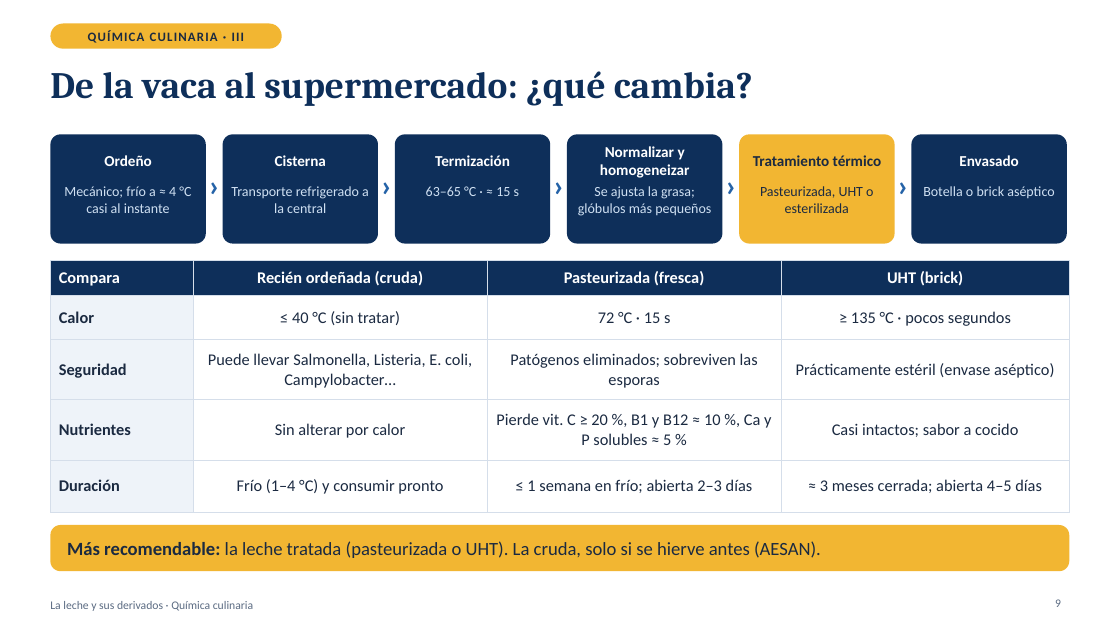
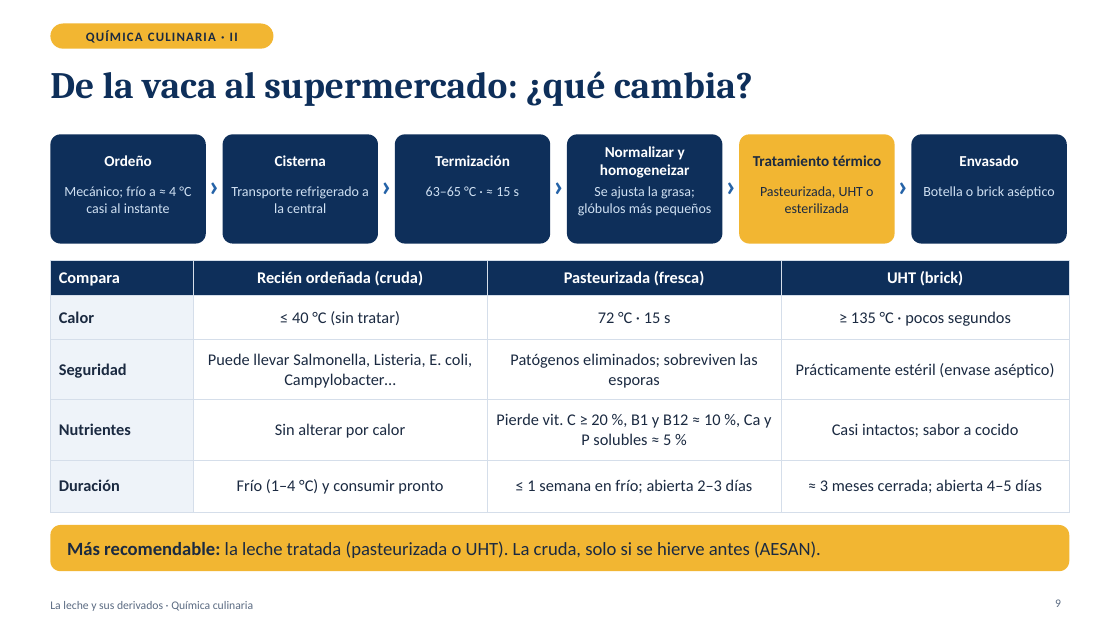
Before and after one commit to WhosErnest/YourFlyouts, a slide deck: slide 9 of presentacion-leche/La_leche_y_sus_derivados.pptx. Drawn at 1120x630 pixels with LibreOffice and Linux fonts; fonts in the diff are those of the drawing. Boxes give left, top, right and bottom in pixels: in the first picture for what was removed or moved away, otherwise in the second. Text is boxed around its words. In the diff, an @@ line names an element or a change of style, - is before the commit and + after.

```diff
--- a/presentacion-leche/La_leche_y_sus_derivados.pptx
+++ b/presentacion-leche/La_leche_y_sus_derivados.pptx
@@ rounded rectangle: place and size @@
-rounded rectangle at [50, 24, 281, 49]
+rounded rectangle at [50, 24, 274, 49]
@@ text at [86, 30, 238, 43]: text changed @@
-QUÍMICA CULINARIA · III
+QUÍMICA CULINARIA · II
```
Also in this commit, not shown: 9 other slides changed, 6 slides added, 1 other file.
